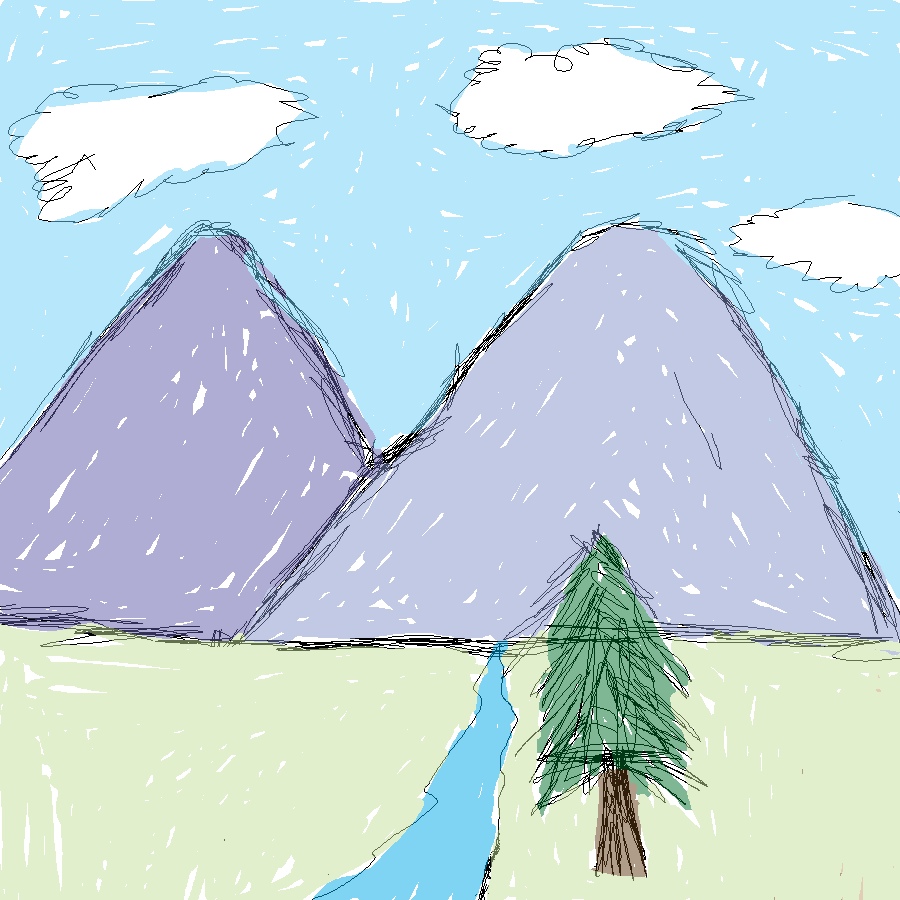
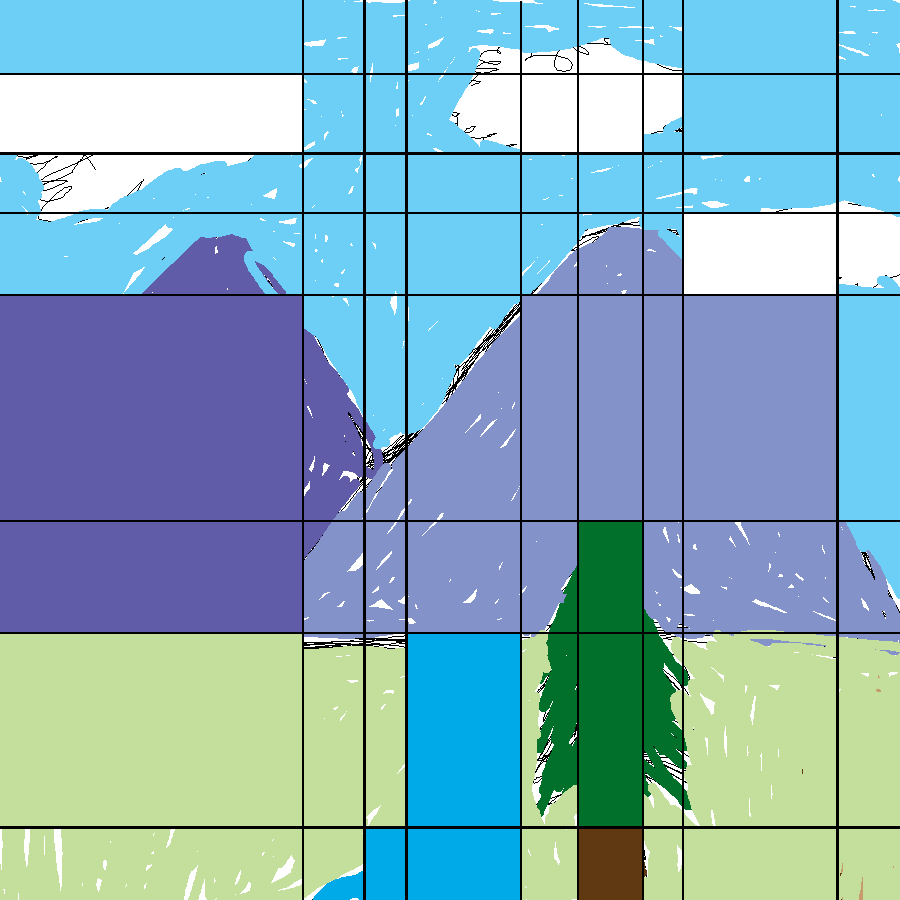
Layer changes from the first (900, 900) image to the second:
added layer "Shape 1" above "Layer 3" over [0, 0, 900, 900]
"Layer 3": opacity 50% → 100% over [0, 0, 900, 900]
